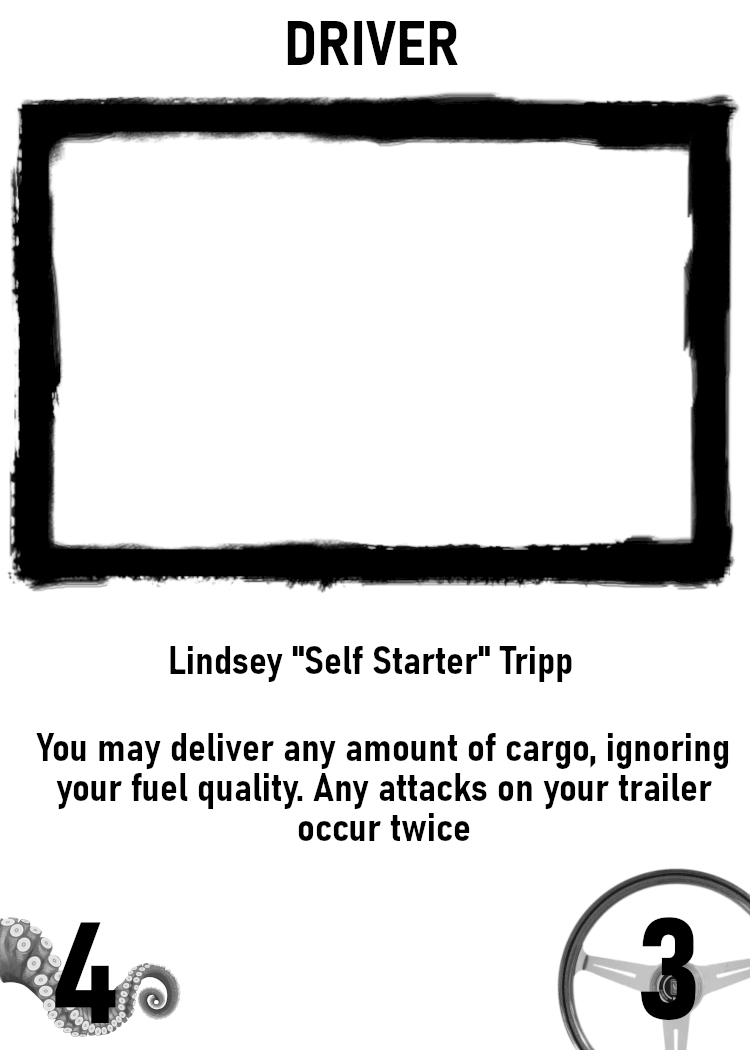
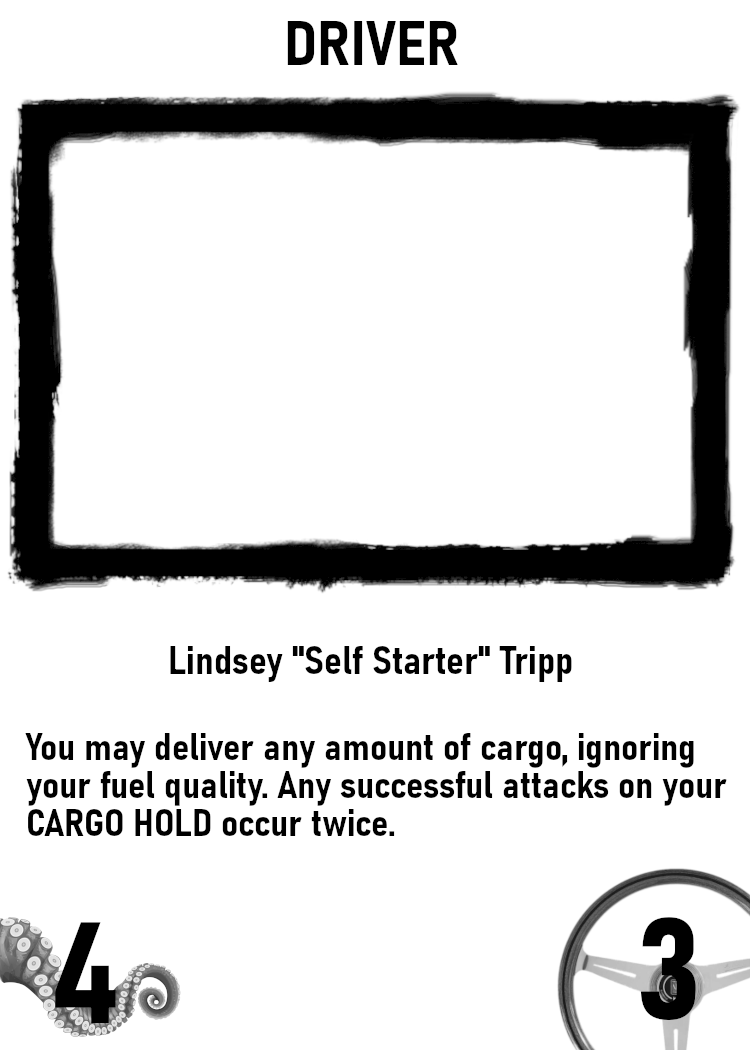
Before/after of a 750×1050 layered artwork. What changed in the layer stack:
painted on "Background" over (x1=25, y1=733, x2=729, y2=841)
